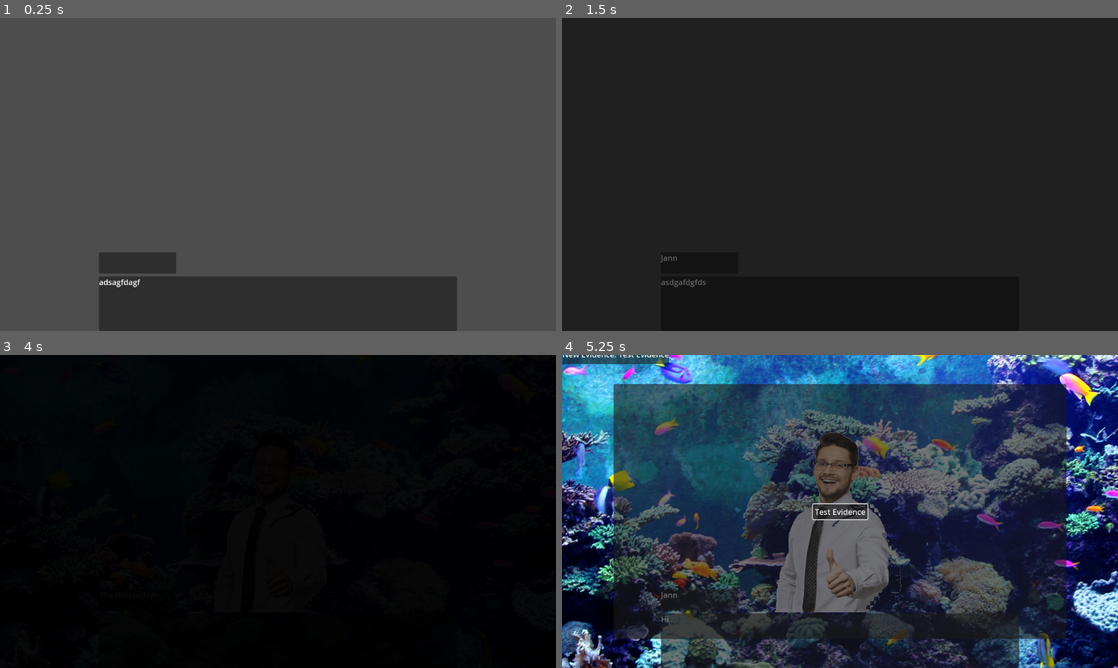
Above: before the commit, frames 1-4 (two rows, left to right).
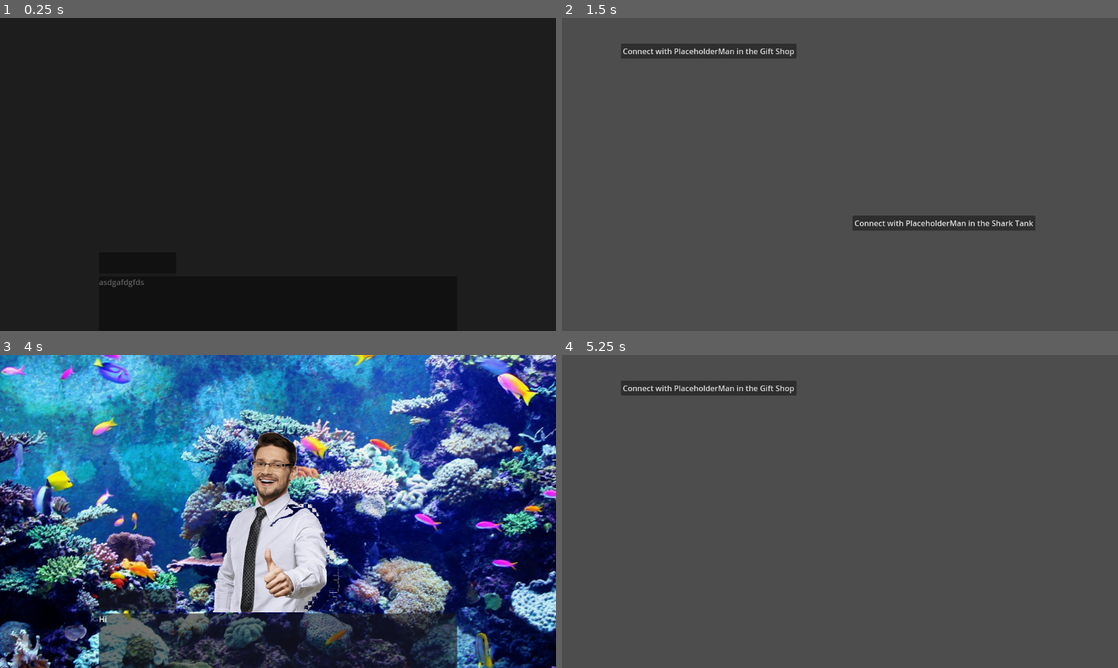
Above: after the commit, the same moments.

Repository: LeslieLlama/ConnectionsNovel
Game: Godot game, scene res://Scenes/main_scene.tscn
Same seed, same stepped clock (60 frames per second), same inputs: the game is played once before the commit and once after it.
Inputs (mouse positions are in pixels of both pictures, inside the frame that each line leads up to):
- Up to frame 1 (0.25 s): no input
- Up to frame 2 (1.5 s): move the mouse to (962, 158) at 0.52 s; press the mouse at (962, 158) at 0.53 s; tap Enter at 1.25 s; move the mouse to (728, 190) at 1.27 s; release the mouse at (728, 190) at 1.28 s; click (728, 190) at 1.35 s
- Up to frame 3 (4 s): move the mouse to (333, 442) at 2.02 s; press the mouse at (333, 442) at 2.03 s; tap Space at 2.75 s; move the mouse to (250, 574) at 2.77 s; release the mouse at (250, 574) at 2.78 s; click (250, 574) at 2.85 s; click "Connect with PlaceholderMan i…" at 3.5 s
- Up to frame 4 (5.25 s): move the mouse to (1006, 558) at 4.27 s; press the mouse at (1006, 558) at 4.28 s; tap Enter at 5 s; move the mouse to (673, 464) at 5.02 s; release the mouse at (673, 464) at 5.03 s; click (673, 464) at 5.1 s

The runs differ from the first frame. In frame 1, 100% of the frame differs, in the area x 0-100%, y 0-100%; in frame 2, 98%; in frame 3, 98%; in frame 4, 91%.
Error after the commit: Invalid access to property or key 'is_player_speaking' on a base object of type 'Resource (ConversationLine)'. (res://Dialogue/DialogueScene/dialogue_scene.gd:…

Commit message:
add narration + background update

Diff:
--- a/Dialogue/Conversations/ConversationLine.gd
+++ b/Dialogue/Conversations/ConversationLine.gd
@@ -2,7 +2,14 @@
 
 class_name ConversationLine
 
+enum LineType {
+	Character,
+	Player,
+	Narration,
+}
+
 @export var speaker_sprite: CharacterSprite
-@export var is_player_speaking: bool
+@export var line_type: LineType
 @export_multiline var text: String
 @export var recieved_evidence: Evidence
+@export var update_background: Texture2D
--- a/Encounters/Encounters/Testing/test_encounter.tres
+++ b/Encounters/Encounters/Testing/test_encounter.tres
@@ -11,7 +11,7 @@
 
 [sub_resource type="Resource" id="Resource_pfr0u"]
 script = ExtResource("2_pfr0u")
-is_player_speaking = false
+line_type = 0
 text = "Incorrect, this evidence is wrong..."
 metadata/_custom_type_script = "uid://cyus3nuisb47q"
 
@@ -23,7 +23,7 @@
 [sub_resource type="Resource" id="Resource_t186i"]
 script = ExtResource("2_pfr0u")
 speaker_sprite = ExtResource("3_o71hc")
-is_player_speaking = false
+line_type = 0
 text = "Hello, this is a longer textbox
 
 More text"
@@ -32,7 +32,7 @@
 
 [sub_resource type="Resource" id="Resource_k63om"]
 script = ExtResource("2_pfr0u")
-is_player_speaking = true
+line_type = 1
 text = "Hi"
 metadata/_custom_type_script = "uid://cyus3nuisb47q"
 
@@ -43,7 +43,7 @@
 
 [sub_resource type="Resource" id="Resource_1lqv8"]
 script = ExtResource("2_pfr0u")
-is_player_speaking = false
+line_type = 0
 text = "Correct!
 This is the correct evidence."
 metadata/_custom_type_script = "uid://cyus3nuisb47q"
--- a/Encounters/Encounters/Testing/test_encounter2.tres
+++ b/Encounters/Encounters/Testing/test_encounter2.tres
@@ -11,7 +11,7 @@
 
 [sub_resource type="Resource" id="Resource_pfr0u"]
 script = ExtResource("2_dnjov")
-is_player_speaking = false
+line_type = 0
 text = "Incorrect, this evidence is wrong..."
 metadata/_custom_type_script = "uid://cyus3nuisb47q"
 
@@ -23,7 +23,7 @@
 [sub_resource type="Resource" id="Resource_t186i"]
 script = ExtResource("2_dnjov")
 speaker_sprite = ExtResource("6_tc6al")
-is_player_speaking = false
+line_type = 0
 text = "Hello, this is a longer textbox
 
 More text"
@@ -32,7 +32,7 @@
 
 [sub_resource type="Resource" id="Resource_k63om"]
 script = ExtResource("2_dnjov")
-is_player_speaking = true
+line_type = 1
 text = "Hi"
 metadata/_custom_type_script = "uid://cyus3nuisb47q"
 
@@ -43,7 +43,7 @@
 
 [sub_resource type="Resource" id="Resource_1lqv8"]
 script = ExtResource("2_dnjov")
-is_player_speaking = false
+line_type = 0
 text = "Correct!
 This is the correct evidence."
 metadata/_custom_type_script = "uid://cyus3nuisb47q"
--- a/Scenes/dialogue_scene.tscn
+++ b/Scenes/dialogue_scene.tscn
@@ -56,6 +56,7 @@
 grow_vertical = 2
 
 [node name="NameboxPanel" type="Panel" parent="TextboxPanel"]
+unique_name_in_owner = true
 layout_mode = 1
 anchors_preset = 15
 anchor_right = 1.0
--- a/Scenes/main_scene.tscn
+++ b/Scenes/main_scene.tscn
@@ -1,24 +1,26 @@
-[gd_scene load_steps=15 format=3 uid="uid://bnnu564520kqb"]
+[gd_scene load_steps=16 format=3 uid="uid://bnnu564520kqb"]
 
 [ext_resource type="Script" uid="uid://71mu4uprdedf" path="res://Scenes/main_scene.gd" id="1_52fb6"]
 [ext_resource type="Script" uid="uid://dcljxhfsyotad" path="res://Encounters/time_slot.gd" id="2_6ev3c"]
 [ext_resource type="Resource" uid="uid://ctgo3viqqb84u" path="res://Encounters/Encounters/Testing/test_encounter.tres" id="2_6l7je"]
 [ext_resource type="Script" uid="uid://cyus3nuisb47q" path="res://Dialogue/Conversations/ConversationLine.gd" id="2_huasi"]
 [ext_resource type="Script" uid="uid://wyclueyiircq" path="res://Dialogue/Conversations/Conversation.gd" id="3_iacmt"]
+[ext_resource type="Texture2D" uid="uid://indal5ue72rx" path="res://Assets/Backgrounds/placeholder.png" id="3_m1efj"]
 [ext_resource type="Script" uid="uid://dm4hymlpjhfx" path="res://Encounters/encounter.gd" id="4_6ev3c"]
 [ext_resource type="Resource" uid="uid://bxrfhiwbeq05h" path="res://Encounters/Encounters/Testing/test_encounter2.tres" id="5_maf8m"]
 [ext_resource type="Script" uid="uid://7bj4bfkt033y" path="res://Encounters/encounter_list.gd" id="6_huasi"]
 
 [sub_resource type="Resource" id="Resource_drdnd"]
 script = ExtResource("2_huasi")
-is_player_speaking = false
+line_type = 2
 text = "adsagfdagf"
 metadata/_custom_type_script = "uid://cyus3nuisb47q"
 
 [sub_resource type="Resource" id="Resource_ioaeq"]
 script = ExtResource("2_huasi")
-is_player_speaking = true
+line_type = 1
 text = "asdgafdgfds"
+update_background = ExtResource("3_m1efj")
 metadata/_custom_type_script = "uid://cyus3nuisb47q"
 
 [sub_resource type="Resource" id="Resource_7ewk0"]
